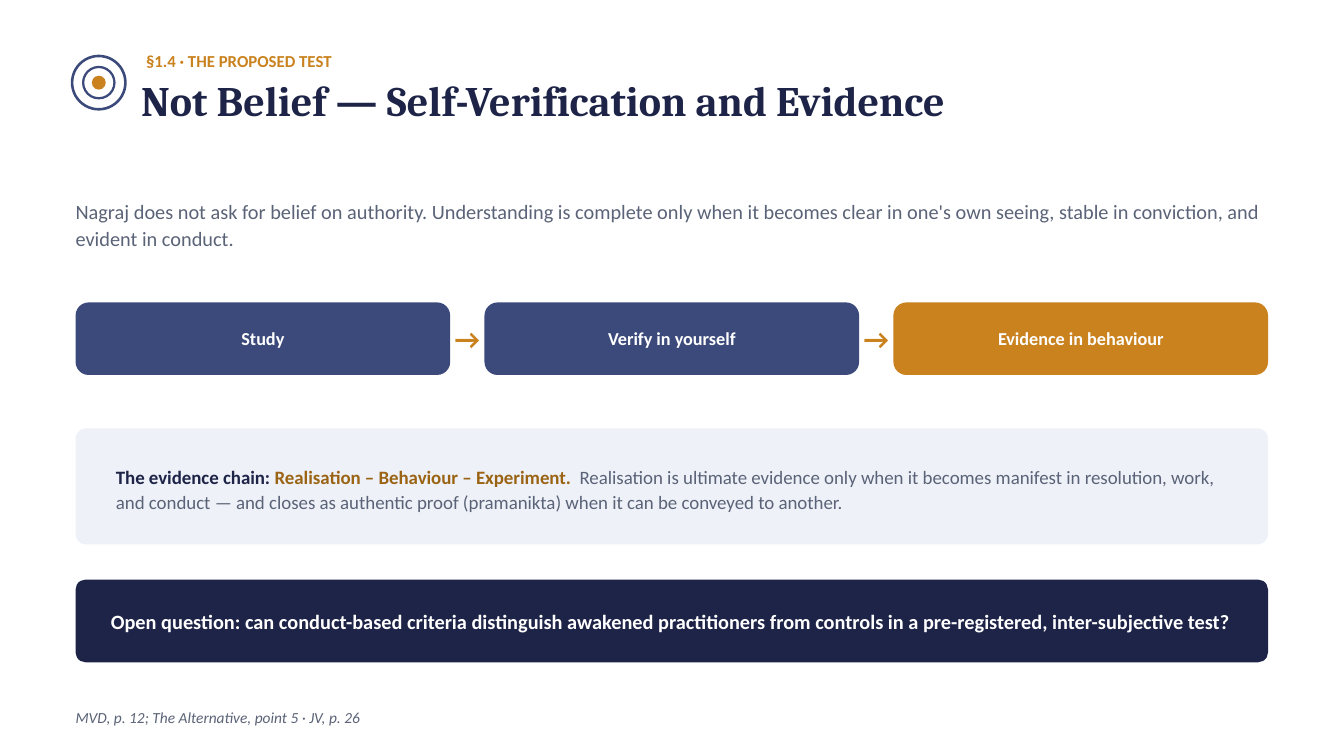
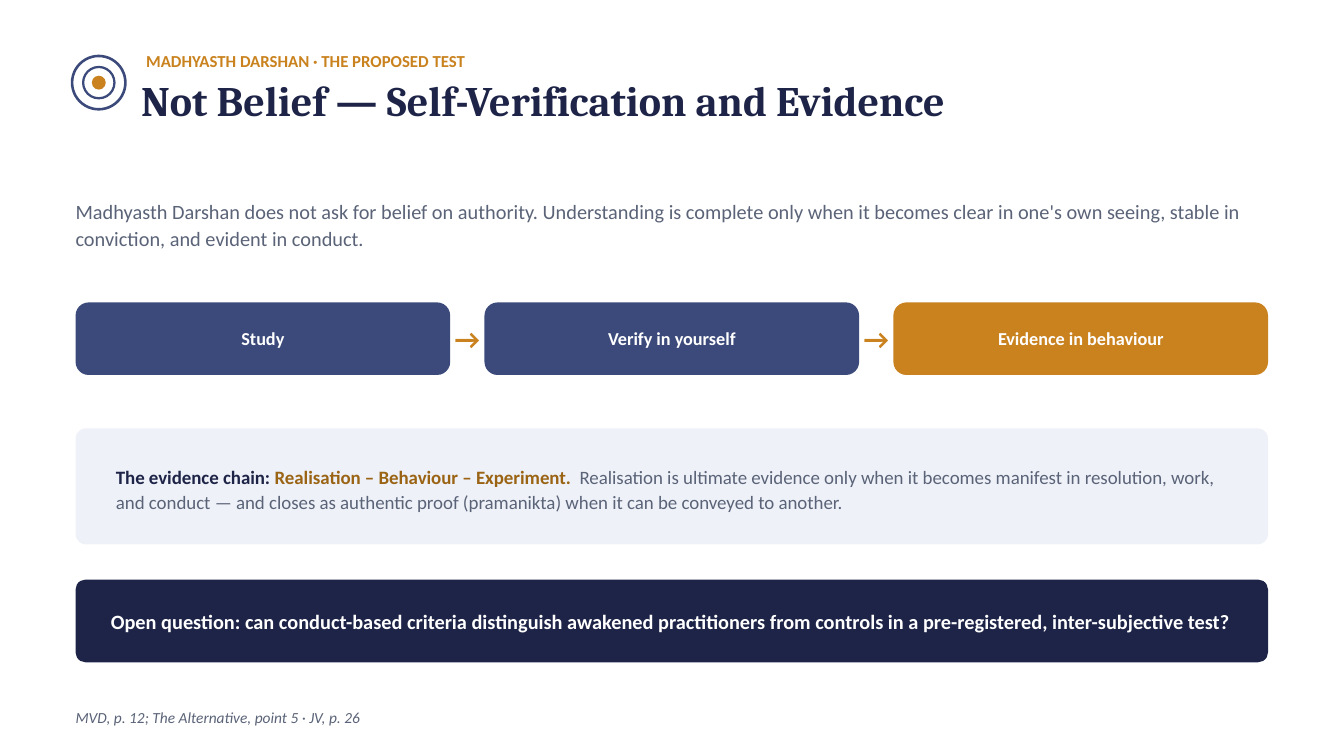
Before and after one commit to raghavamohan/AnalyticMadhyasthDarshan, a slide deck: slide 15 of Studies/Why-Humans-Are-Not-Just-Material/Why-Humans-Are-Not-Just-Material.pptx (slide 9 before the commit). Drawn at 1344x756 pixels with LibreOffice and Linux fonts; fonts in the diff are those of the drawing. Boxes give left, top, right and bottom in pixels: in the first picture for what was removed or moved away, otherwise in the second. Text is boxed around its words. In the diff, an @@ line names an element or a change of style, - is before the commit and + after.

```diff
--- a/Studies/Why-Humans-Are-Not-Just-Material/Why-Humans-Are-Not-Just-Material.pptx
+++ b/Studies/Why-Humans-Are-Not-Just-Material/Why-Humans-Are-Not-Just-Material.pptx
@@ text at <box>146,56,465,67</box>: text changed @@
-§1.4 · THE PROPOSED TEST
+MADHYASTH DARSHAN · THE PROPOSED TEST
@@ text at <box>76,205,1239,248</box>: text changed @@
-Nagraj does not ask for belief on authority. Understanding is complete only when it becomes clear in one's own seeing, stable in conviction, and evident in conduct.
+Madhyasth Darshan does not ask for belief on authority. Understanding is complete only when it becomes clear in one's own seeing, stable in conviction, and evident in conduct.
```
Also in this commit, not shown: 17 other slides changed, 6 other files.
